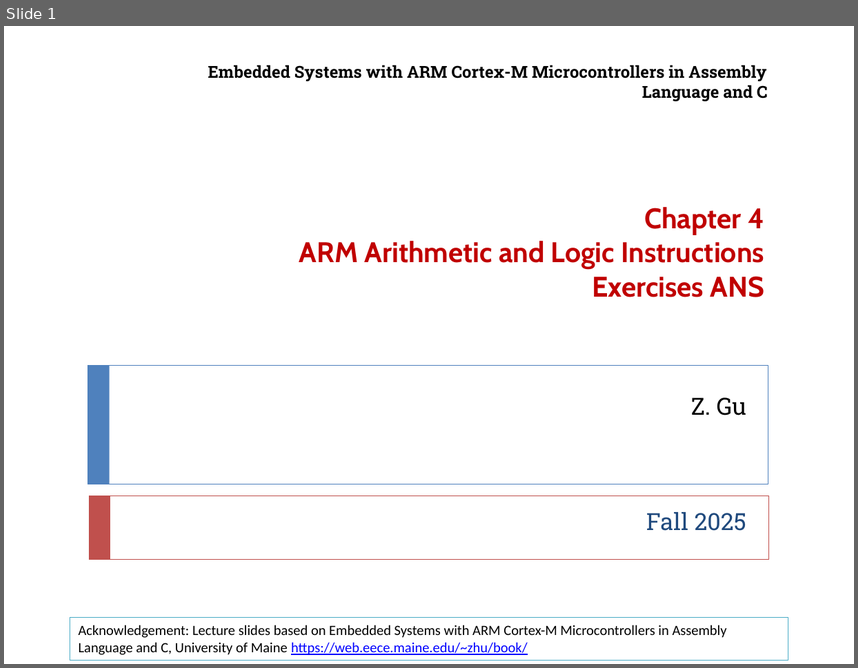
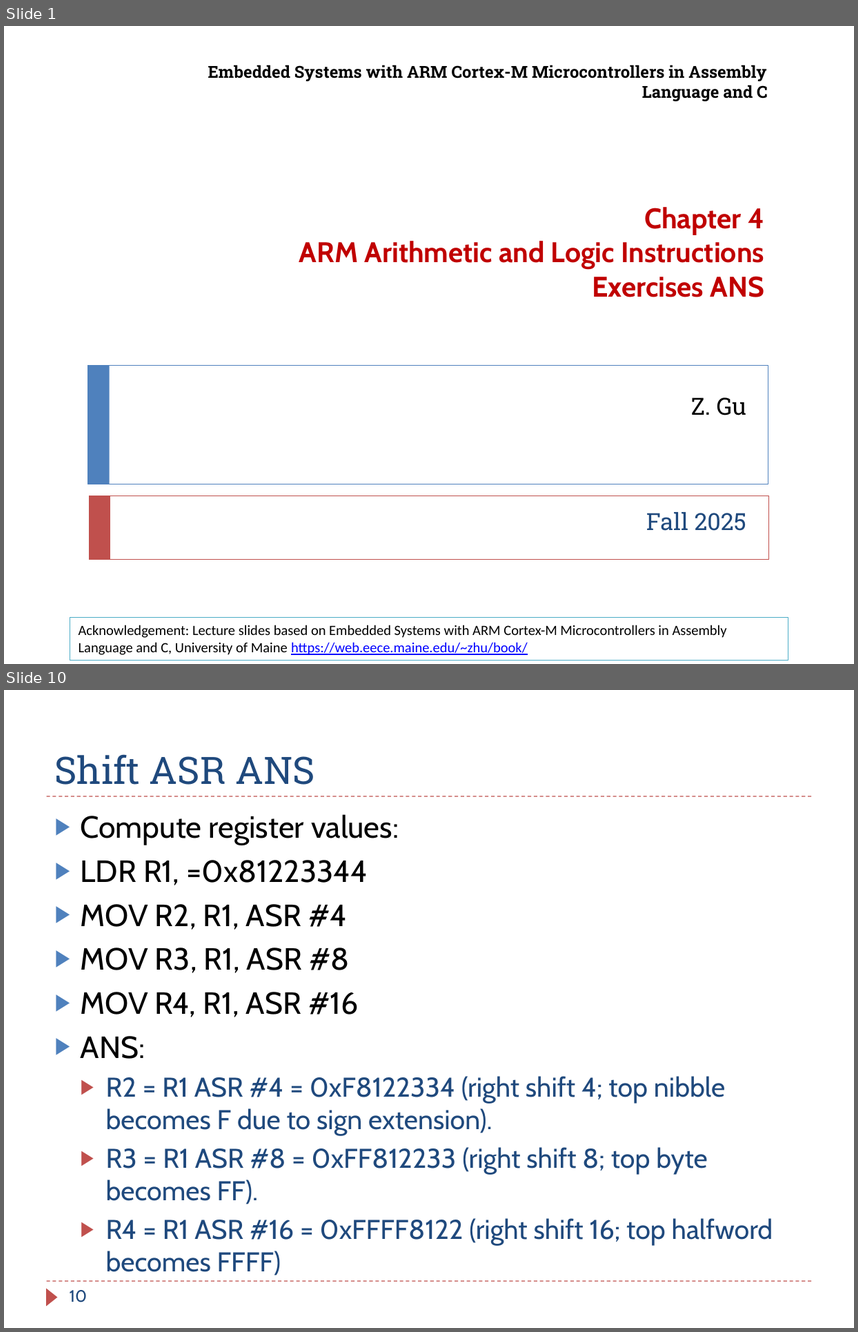
Before and after one commit to guhofstra/CSC111Fa25, a slide deck: PPTs/Ch4_ARM_Arithmetic_Logic_Exercises_ANS.pptx. Shown one above the other, each under a label of ours: slide 1 before the commit, slides 1 and 10 after it; the slides between them are not shown. The pictures are 858x668 and 858x1332 pixels, drawn with LibreOffice and Linux fonts; fonts in the diff are those of the drawing. Boxes give left, top, right and bottom in pixels: in the first picture for what was removed or moved away, otherwise in the second. Text is boxed around its words. In the diff, an @@ line names an element or a change of style, - is before the commit and + after.

```diff
--- a/PPTs/Ch4_ARM_Arithmetic_Logic_Exercises_ANS.pptx
+++ b/PPTs/Ch4_ARM_Arithmetic_Logic_Exercises_ANS.pptx
@@ slide 10 added at (x1=4, y1=690, x2=854, y2=1328), background #FFFFFF @@
@@ title added at (x1=55, y1=754, x2=315, y2=785), 32 pt, text #1F497D @@
+Shift ASR ANS
@@ line added from (47, 796) to (811, 796), #C0504D 0.75 pt dashed @@
@@ text added at (x1=81, y1=814, x2=773, y2=1275), 23 pt, text #1F497D @@
+▶ Compute register values:
+▶ LDR R1, =0x81223344
+▶ MOV R2, R1, ASR #4
+▶ MOV R3, R1, ASR #8
+▶ MOV R4, R1, ASR #16
+▶ ANS:
+  ▶ R2 = R1 ASR #4 = 0xF8122334 (right shift 4; top nibble becomes F due to sign extension).
+  ▶ R3 = R1 ASR #8 = 0xFF812233 (right shift 8; top byte becomes FF).
+  ▶ R4 = R1 ASR #16 = 0xFFFF8122 (right shift 16; top halfword becomes FFFF)
@@ line added from (47, 1281) to (811, 1281), #C0504D 0.75 pt dashed @@
@@ triangle added at (x1=47, y1=1288, x2=58, y2=1305), fill #C0504D @@
@@ page number added at (x1=70, y1=1290, x2=87, y2=1302), 14 pt, text #1F497D @@
+10
```
Also in this commit, not shown: 8 other slides added, 11 other files.
